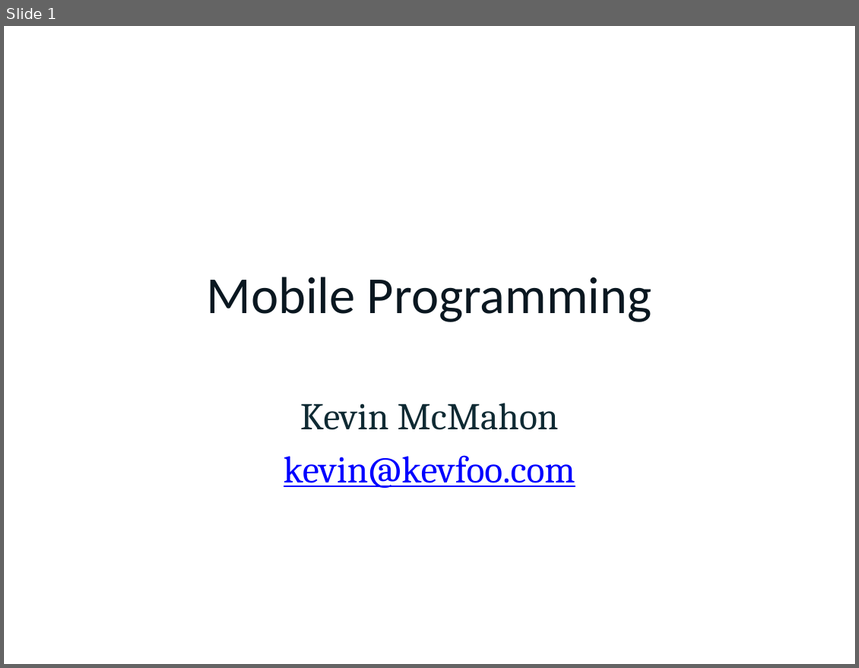
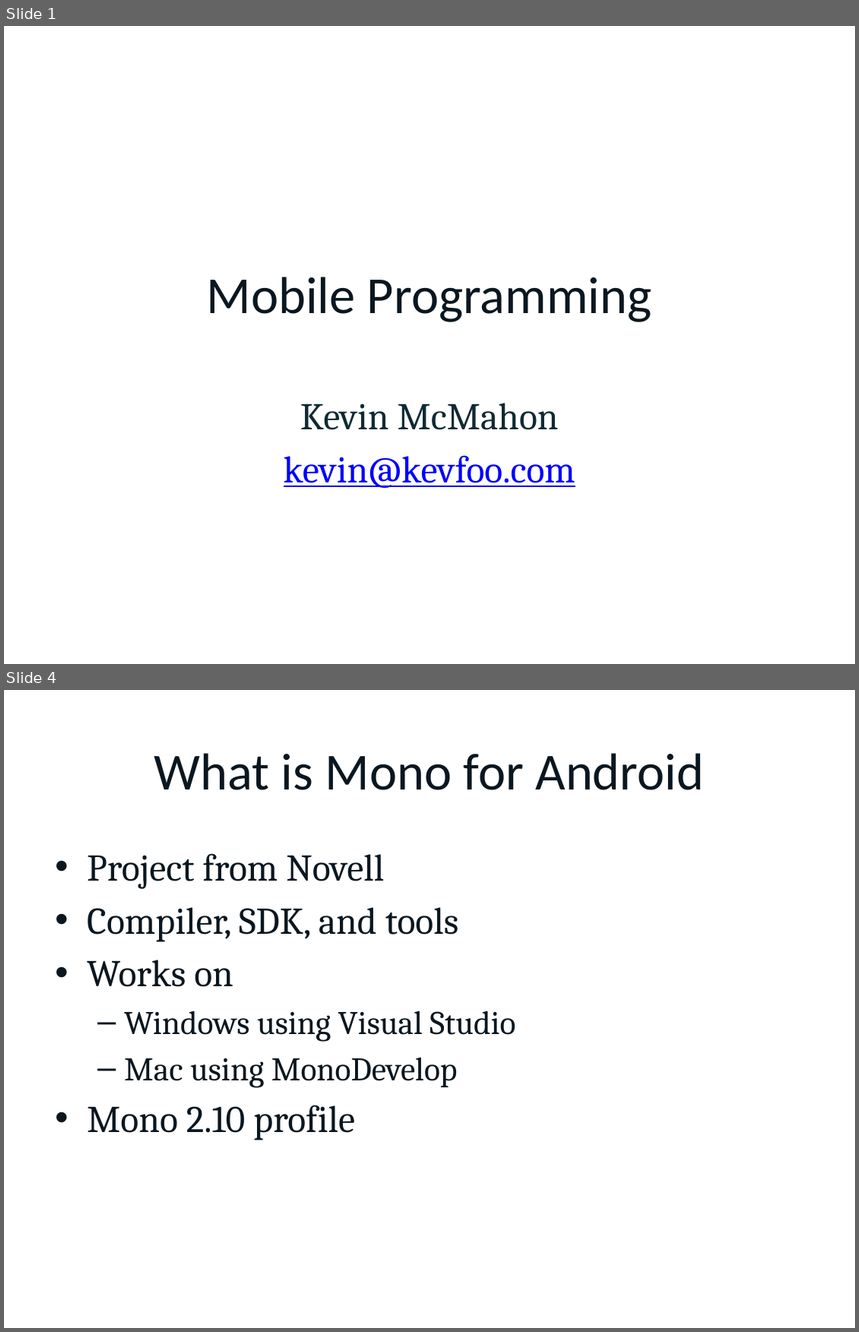
Before and after one commit to kevinmcmahon/MonoDroid101, a slide deck: slides/MonoDroidWCG.pptx. Shown one above the other, each under a label of ours: slide 1 before the commit, slides 1 and 4 after it; the slides between them are not shown. The pictures are 859x668 and 859x1332 pixels, drawn with LibreOffice and Linux fonts; fonts in the diff are those of the drawing; background and template pictures are left out. Boxes give left, top, right and bottom in pixels: in the first picture for what was removed or moved away, otherwise in the second. Text is boxed around its words. In the diff, an @@ line names an element or a change of style, - is before the commit and + after.

```diff
--- a/slides/MonoDroidWCG.pptx
+++ b/slides/MonoDroidWCG.pptx
@@ slide 4 added at (4, 690, 855, 1328), background picture (left out) @@
@@ title added at (154, 753, 704, 790), 44 pt, text #0A1720 @@
+What is Mono for Android
@@ text added at (87, 853, 515, 1141), 32 pt, text #0A1720 @@
+• Project from Novell
+• Compiler, SDK, and tools
+• Works on
+  – Windows using Visual Studio
+  – Mac using MonoDevelop
+• Mono 2.10 profile
```
Also in this commit, not shown: 10 other slides added, 1 slide removed, 27 other files.
